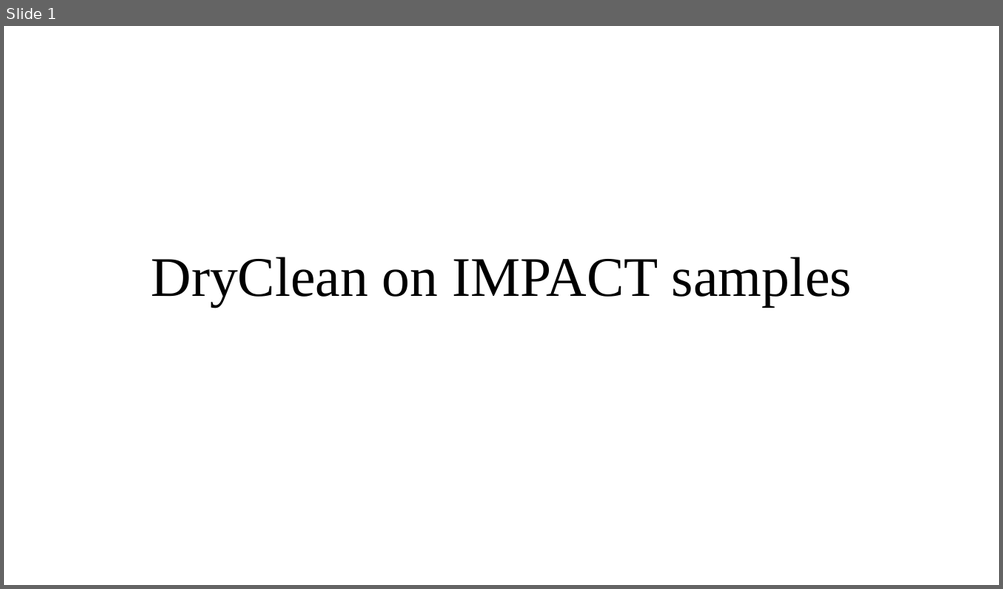
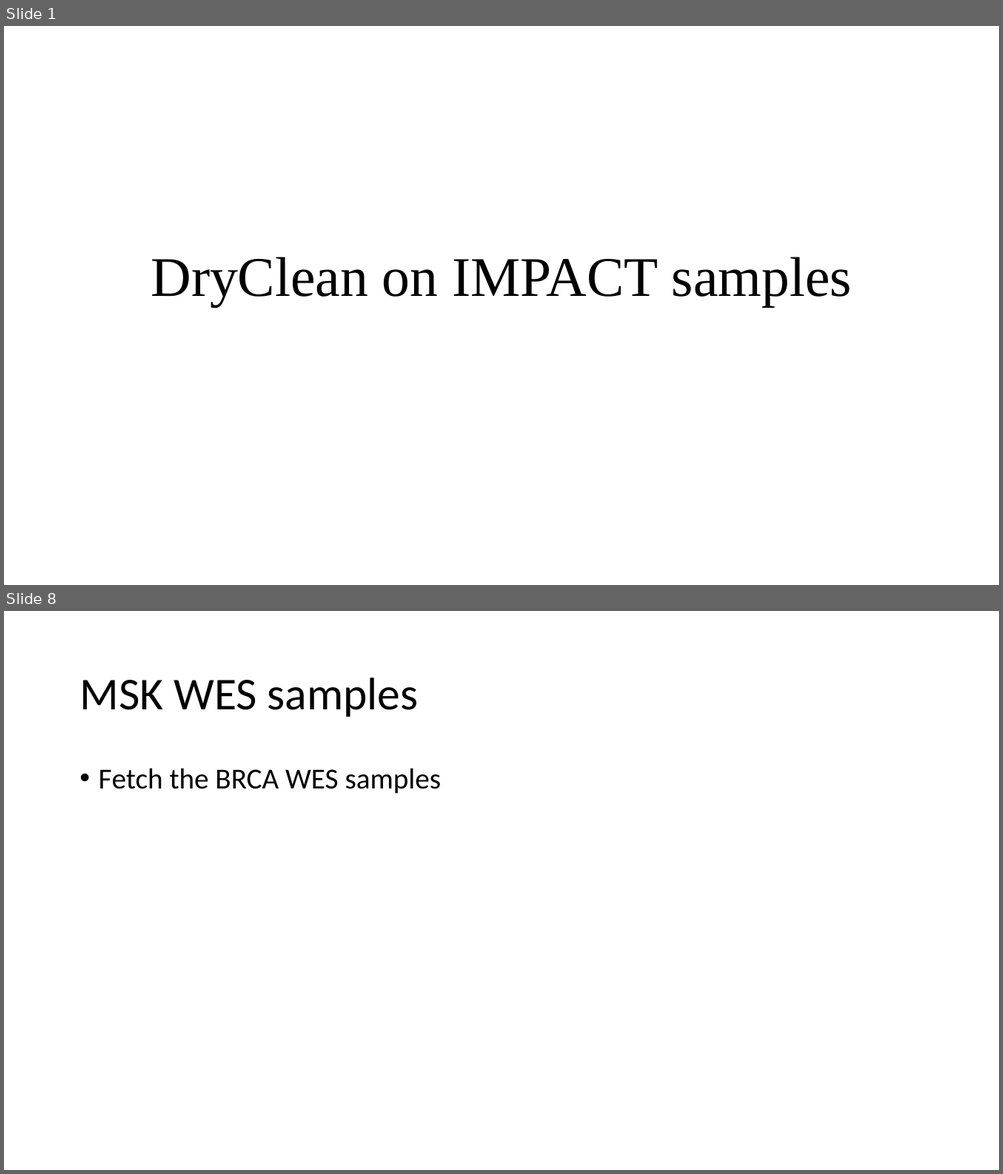
Before and after one commit to chris-kreitzer/DryClean_Facets, a slide deck: IMPACT_DryClean_v1.pptx. Shown one above the other, each under a label of ours: slide 1 before the commit, slides 1 and 8 after it; the slides between them are not shown. The pictures are 1003x589 and 1003x1174 pixels, drawn with LibreOffice and Linux fonts; fonts in the diff are those of the drawing. Boxes give left, top, right and bottom in pixels: in the first picture for what was removed or moved away, otherwise in the second. Text is boxed around its words. In the diff, an @@ line names an element or a change of style, - is before the commit and + after.

```diff
--- a/IMPACT_DryClean_v1.pptx
+++ b/IMPACT_DryClean_v1.pptx
@@ slide 8 added at <box>4,611,999,1170</box>, background #FFFFFF @@
@@ title added at <box>79,678,418,717</box>, 44 pt, text #000000 @@
+MSK WES samples
@@ text added at <box>99,768,441,794</box>, 28 pt, text #000000 @@
+• Fetch the BRCA WES samples
```
Also in this commit, not shown: 4 slides changed, 2 other slides added, 2 slides removed.
